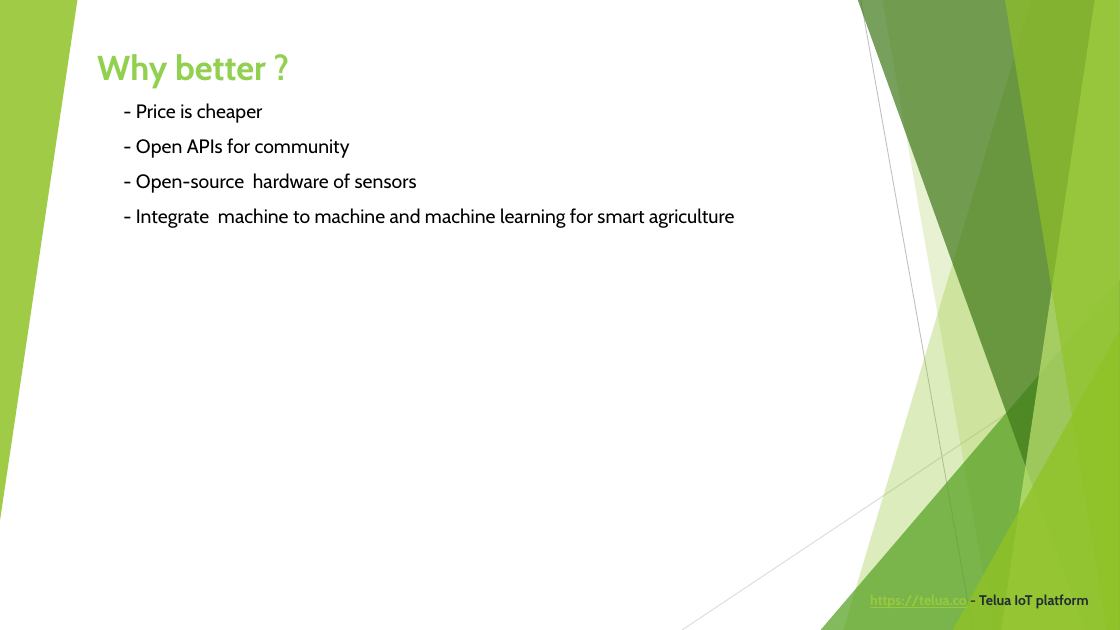
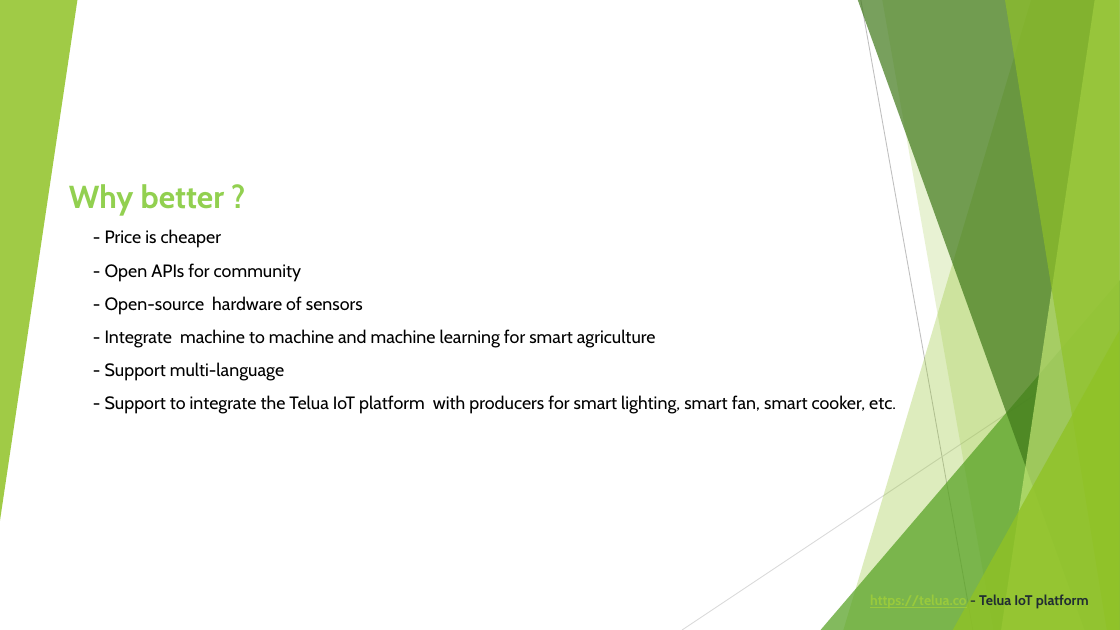
Before and after one commit to letrthong/telua_esp32_sensor, a slide deck: slide 4 of esp32_hardware/Telua_Pitch_Deck.pptx. Drawn at 1120x630 pixels with LibreOffice and Linux fonts; fonts in the diff are those of the drawing. Boxes give left, top, right and bottom in pixels: in the first picture for what was removed or moved away, otherwise in the second. Text is boxed around its words. In the diff, an @@ line names an element or a change of style, - is before the commit and + after.

```diff
--- a/esp32_hardware/Telua_Pitch_Deck.pptx
+++ b/esp32_hardware/Telua_Pitch_Deck.pptx
@@ subtitle "Why better ?" moved from (x1=97, y1=54, x2=734, y2=228) to (x1=69, y1=184, x2=896, y2=414) @@
@@ subtitle at (x1=69, y1=184, x2=656, y2=348): size 29.6 to 27.2 pt in "Why better ?"; size 16.6 to 15.3 pt in "- Price is cheaper", "- Open APIs for community", "- Open-source hardware of sensors", "- Integrate machine to machine and machine ..." @@
@@ subtitle at (x1=105, y1=362, x2=896, y2=414): paragraphs added @@
+- Support multi-language
+- Support to integrate the Telua IoT platform with producers for smart lighting, smart fan, smart cooker, etc.
```
Also in this commit, not shown: 3 other slides changed, 1 slide added, 1 other file.
